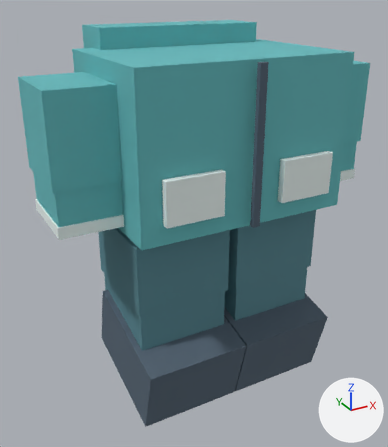
What one commit did to the glTF model public/world3d/blocky-outfits/hoodie-teal.glb.
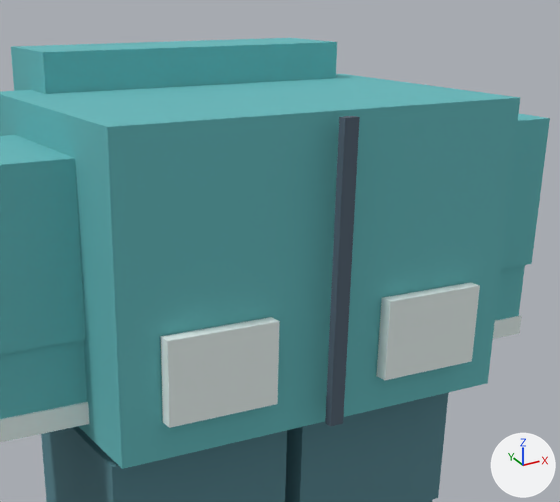
Old and new are each drawn whole from a 50 mm camera at (-0.845, -1.445, 1.194) aimed at (-0.046, 0.009, 0.467) and again close up on the part from 20% to 97% of the width and 0% to 60% of the height. Every picture has the same lights, and +X, +Y and +Z are marked at lower right. The older version's two pictures come first. Where no turn or scale is listed for an object, it has been applied to the vertices.

In view in the first close-up: 'cuff-Right', 'hood-back', 'jacket', 'lower-sleeve-Left', 'lower-sleeve-Right', 'pocket--1', 'pocket-1', 'trouser-Left', 'trouser-Right', 'upper-sleeve-Left', 'upper-sleeve-Right', 'zip' and 1 more.
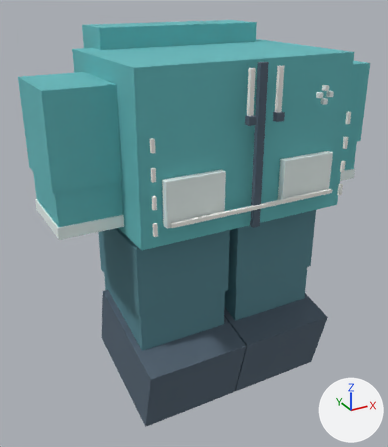
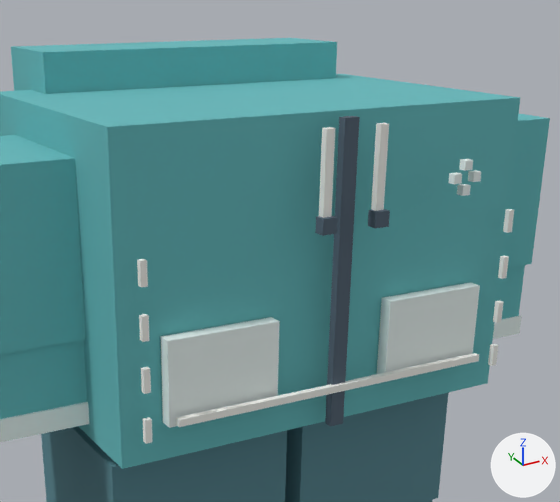
Changed parts and their boxes [x1, y1, x2, y2] in the close-ups (560 x 502 px):
'design-hoodie-pouch-binding', added
    after: [176, 353, 479, 427]
'design-hoodie-drawcord--1', added
    after: [319, 127, 335, 218]
'design-hoodie-drawcord-1', added
    after: [371, 123, 389, 211]
'design-hoodie-cord-toggle--1', added
    after: [315, 216, 338, 236]
'design-hoodie-cord-toggle-1', added
    after: [368, 209, 390, 228]
'design-hoodie-side-stitch--1-3', added
    after: [137, 259, 148, 287]
'design-hoodie-side-stitch--1-2', added
    after: [139, 314, 149, 342]
'design-hoodie-side-stitch--1-1', added
    after: [141, 367, 151, 394]
'design-hoodie-side-stitch--1-0', added
    after: [143, 417, 152, 444]
'design-hoodie-side-stitch-1-3', added
    after: [503, 209, 514, 233]
'design-hoodie-side-stitch-1-2', added
    after: [498, 256, 509, 279]
'design-hoodie-side-stitch-1-1', added
    after: [493, 300, 504, 323]
'design-hoodie-side-stitch-1-0', added
    after: [488, 344, 498, 366]
'design-hoodie-makers-mark-2', added
    after: [459, 159, 473, 171]
'design-hoodie-makers-mark-0', added
    after: [457, 184, 471, 196]
'design-hoodie-makers-mark-1', added
    after: [468, 170, 481, 182]
'design-hoodie-makers-mark-3', added
    after: [448, 172, 462, 184]

Edits to the bpy script that builds the scene:
```text
Add ob_design_hoodie_side_stitch__1_3:
    ob_design_hoodie_side_stitch__1_3 = bpy.data.objects.new('design-hoodie-side-stitch--1-3', me_cube_048)  # a box spanning x -0.005..0.005, y -0.0045..0.0045, z -0.0175..0.0175; in mat_light (white #f3f5ef)
    ob_design_hoodie_side_stitch__1_3.location = (-0.318, -0.276, 0.84)
Add ob_design_hoodie_side_stitch__1_2:
    ob_design_hoodie_side_stitch__1_2 = bpy.data.objects.new('design-hoodie-side-stitch--1-2', me_cube_047)  # a box spanning x -0.005..0.005, y -0.0045..0.0045, z -0.0175..0.0175; in mat_light (white #f3f5ef)
    ob_design_hoodie_side_stitch__1_2.location = (-0.318, -0.276, 0.765)
Add ob_design_hoodie_side_stitch__1_1:
    ob_design_hoodie_side_stitch__1_1 = bpy.data.objects.new('design-hoodie-side-stitch--1-1', me_cube_048.copy())
    ob_design_hoodie_side_stitch__1_1.location = (-0.318, -0.276, 0.69)
Add ob_design_hoodie_side_stitch__1_0:
    ob_design_hoodie_side_stitch__1_0 = bpy.data.objects.new('design-hoodie-side-stitch--1-0', me_cube_047.copy())
    ob_design_hoodie_side_stitch__1_0.location = (-0.318, -0.276, 0.615)
Add ob_design_hoodie_side_stitch_1_3:
    ob_design_hoodie_side_stitch_1_3 = bpy.data.objects.new('design-hoodie-side-stitch-1-3', me_cube_048.copy())
    ob_design_hoodie_side_stitch_1_3.location = (0.318, -0.276, 0.84)
Add ob_design_hoodie_side_stitch_1_2:
    ob_design_hoodie_side_stitch_1_2 = bpy.data.objects.new('design-hoodie-side-stitch-1-2', me_cube_047.copy())
    ob_design_hoodie_side_stitch_1_2.location = (0.318, -0.276, 0.765)
Add ob_design_hoodie_side_stitch_1_1:
    ob_design_hoodie_side_stitch_1_1 = bpy.data.objects.new('design-hoodie-side-stitch-1-1', me_cube_048.copy())
    ob_design_hoodie_side_stitch_1_1.location = (0.318, -0.276, 0.69)
Add ob_design_hoodie_side_stitch_1_0:
    ob_design_hoodie_side_stitch_1_0 = bpy.data.objects.new('design-hoodie-side-stitch-1-0', me_cube_047.copy())
    ob_design_hoodie_side_stitch_1_0.location = (0.318, -0.276, 0.615)
Add ob_design_hoodie_pouch_binding:
    ob_design_hoodie_pouch_binding = bpy.data.objects.new('design-hoodie-pouch-binding', me_cube_061)  # a box spanning x -0.275..0.275, y -0.005..0.005, z -0.006..0.006; in mat_light (white #f3f5ef)
    ob_design_hoodie_pouch_binding.location = (0.0, -0.284, 0.621)
Add ob_design_hoodie_makers_mark_3:
    ob_design_hoodie_makers_mark_3 = bpy.data.objects.new('design-hoodie-makers-mark-3', me_cube_056)  # a box spanning x -0.007..0.007, y -0.006..0.006, z -0.007..0.007; in mat_accent (white #ecf7f5)
    ob_design_hoodie_makers_mark_3.location = (0.159, -0.322, 0.928)
Add ob_design_hoodie_makers_mark_2:
    ob_design_hoodie_makers_mark_2 = bpy.data.objects.new('design-hoodie-makers-mark-2', me_cube_056.copy())
    ob_design_hoodie_makers_mark_2.location = (0.177, -0.322, 0.946)
Add ob_design_hoodie_makers_mark_1:
    ob_design_hoodie_makers_mark_1 = bpy.data.objects.new('design-hoodie-makers-mark-1', me_cube_054)  # a box spanning x -0.007..0.007, y -0.006..0.006, z -0.007..0.007; in mat_accent (white #ecf7f5)
    ob_design_hoodie_makers_mark_1.location = (0.195, -0.322, 0.928)
Add ob_design_hoodie_makers_mark_0:
    ob_design_hoodie_makers_mark_0 = bpy.data.objects.new('design-hoodie-makers-mark-0', me_cube_056.copy())
    ob_design_hoodie_makers_mark_0.location = (0.177, -0.322, 0.91)
Add ob_design_hoodie_drawcord__1:
    ob_design_hoodie_drawcord__1 = bpy.data.objects.new('design-hoodie-drawcord--1', me_cube_057)  # a box spanning x -0.007..0.007, y -0.0055..0.0055, z -0.065..0.065; in mat_light (white #f3f5ef)
    ob_design_hoodie_drawcord__1.location = (-0.045, -0.293, 0.943)
Add ob_design_hoodie_drawcord_1:
    ob_design_hoodie_drawcord_1 = bpy.data.objects.new('design-hoodie-drawcord-1', me_cube_057.copy())
    ob_design_hoodie_drawcord_1.location = (0.045, -0.292, 0.943)
Add ob_design_hoodie_cord_toggle__1:
    ob_design_hoodie_cord_toggle__1 = bpy.data.objects.new('design-hoodie-cord-toggle--1', me_cube_058)  # a box spanning x -0.012..0.012, y -0.009..0.009, z -0.0115..0.0115; in mat_trim (dark blue #536372)
    ob_design_hoodie_cord_toggle__1.location = (-0.045, -0.297, 0.877)
Add ob_design_hoodie_cord_toggle_1:
    ob_design_hoodie_cord_toggle_1 = bpy.data.objects.new('design-hoodie-cord-toggle-1', me_cube_058.copy())
    ob_design_hoodie_cord_toggle_1.location = (0.045, -0.297, 0.877)
```
